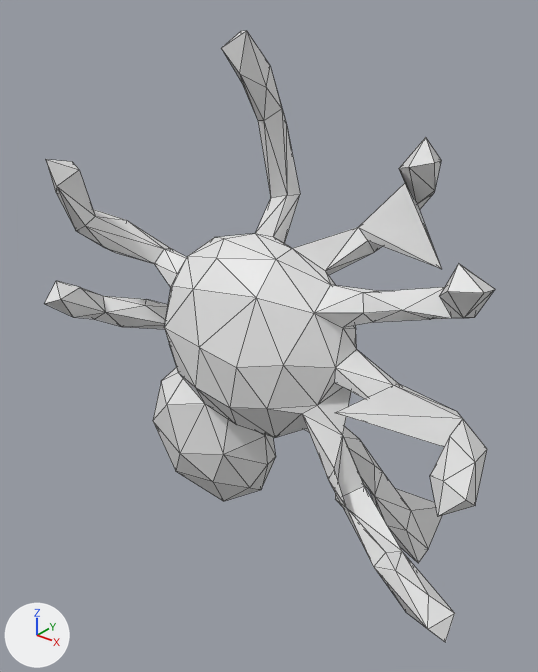
An edit to the OBJ model mesh_cnn/datasets/random_pertubations/T108.obj, drawn before and after from the same camera.
Camera for both pictures: a 50 mm lens placed at (1.194, -1.507, 0.975), pointed at (0.039, -0.063, 0.08). Lighting does not change. The marker at lower left points along +X, +Y and +Z. Mesh edges are drawn as thin lines. Where no turn or scale is listed for an object, it has been applied to the vertices.

Objects in the first picture: 'T108'.
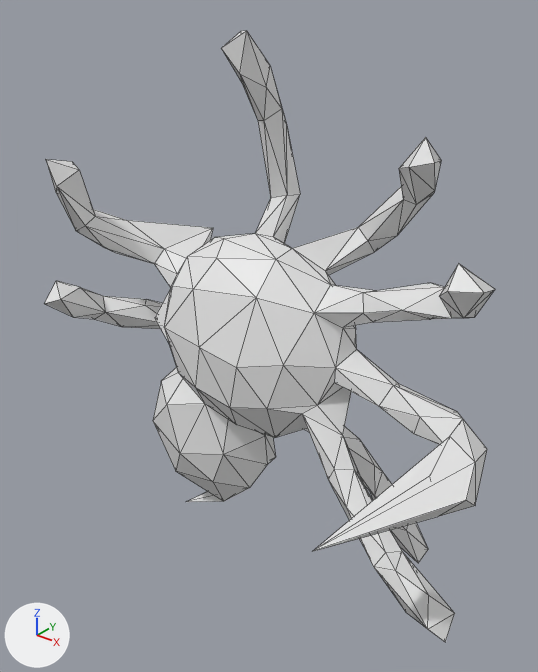
Changed parts and their boxes (x1, y1, x2, y2) in the pictures (538 x 672 px; the box of a moved part takes in the faces that stretch with it):
part 1 of me_t108, moved or reshaped: before (334, 174, 475, 553); after (312, 170, 475, 553)
part 2 of me_t108, moved or reshaped: before (128, 221, 275, 501); after (127, 220, 224, 502)
part 3 of me_t108, moved or reshaped (not visible afterwards): before (395, 488, 442, 549)

The edits, one by one:
me_t108 has 252 vertices, 500 faces and spans x -0.66..0.78, y -0.4..0.39, z -0.76..0.85.
me_t108 is used by ob_t108; location (0.0, 0.0, 0.0).
Part 1, on me_t108:
Vertex 2 of me_t108 moves from (0.72, -0.37, 0.09) at pixel (443, 481) to (0.53, -0.53, -0.09) at pixel (312, 551).
Vertex 52 of me_t108 moves from (0.39, -0.26, 0.06) at pixel (334, 412) to (0.54, -0.13, 0.05) at pixel (419, 416).
Vertex 55 of me_t108 moves from (0.4, 0.14, 0.24) to (0.45, 0.04, 0.31) at pixel (430, 282).
Vertex 61 of me_t108 moves from (0.57, -0.04, 0.0) to (0.34, 0.25, -0.2).
Vertex 117 of me_t108 moves from (0.31, -0.12, -0.31) at pixel (335, 499) to (0.35, -0.09, -0.22) at pixel (354, 469).
Vertex 146 of me_t108 moves from (0.48, 0.05, 0.35) at pixel (441, 269) to (0.3, 0.16, 0.46) at pixel (403, 199).
Part 2, on me_t108:
Vertex 148 of me_t108 moves from (-0.45, 0.05, 0.2) at pixel (171, 248) to (-0.43, 0.23, 0.22) at pixel (213, 227).
Vertex 150 of me_t108 moves from (-0.35, 0.0, -0.01) to (-0.42, -0.07, 0.01) at pixel (154, 317).
Vertex 225 of me_t108 moves from (-0.08, 0.05, -0.56) at pixel (261, 489) to (-0.38, -0.02, -0.72) at pixel (185, 501).
Part 3, on me_t108:
Vertex 250 of me_t108 moves from (0.42, 0.39, -0.6) to (0.35, 0.32, -0.66).
